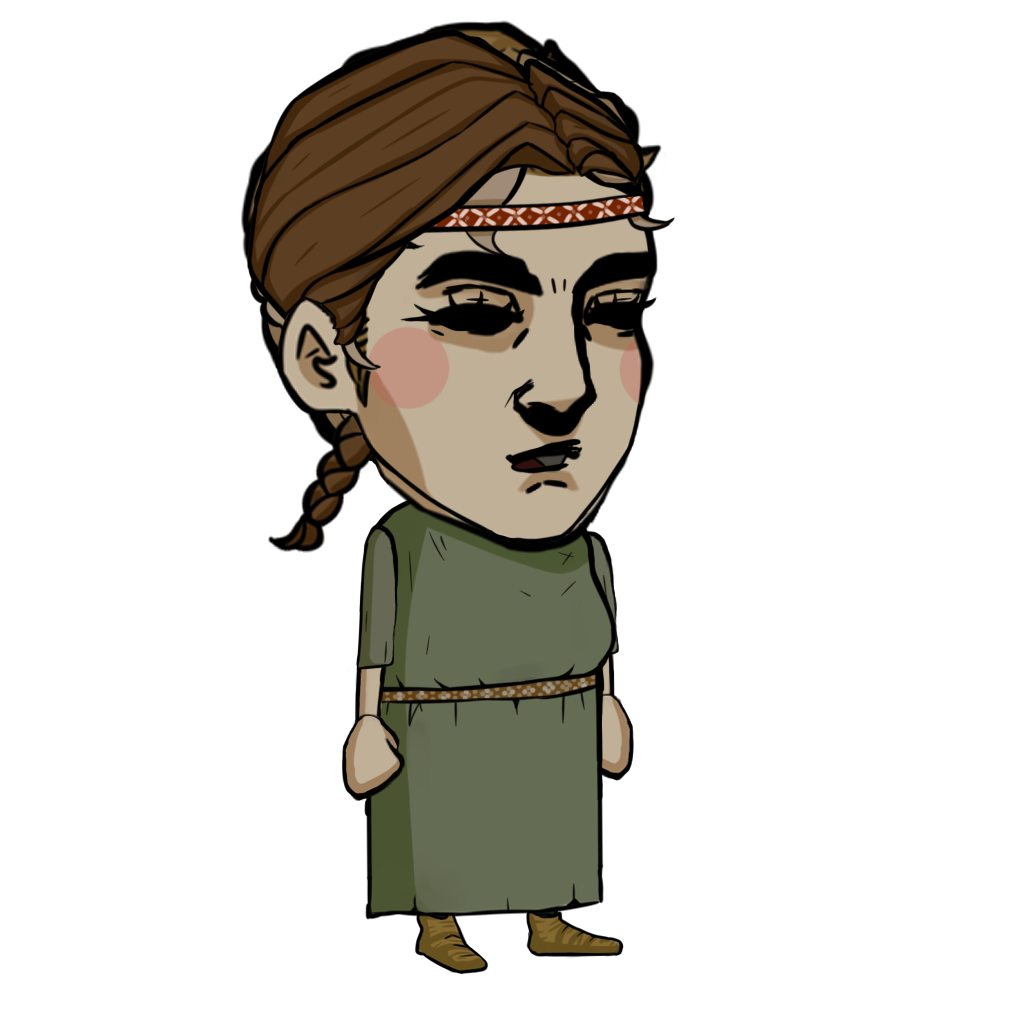
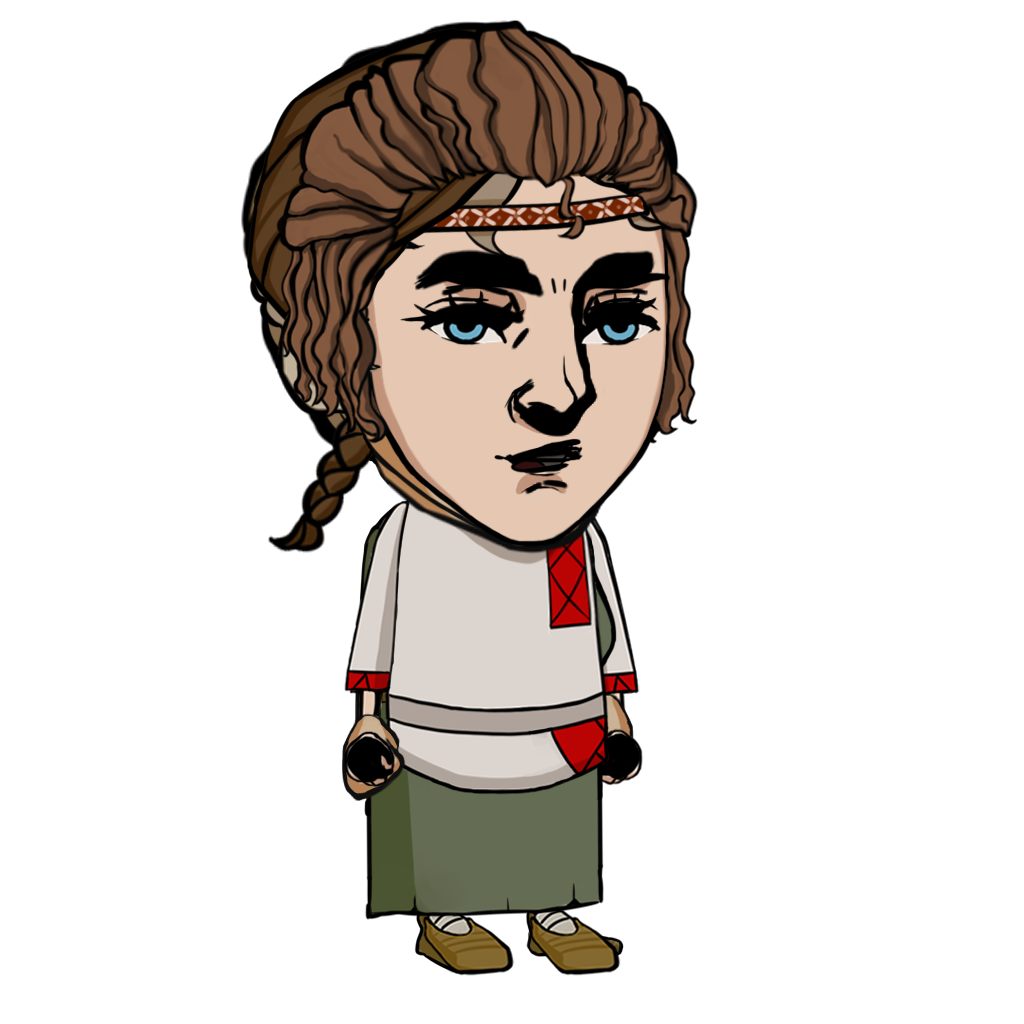
Layered file, before and after one edit (1024 × 1024). Changes by layer:
renamed "в1 л кулак" to "скелет лицо", moved it into group "лица", painted on it over [342,257,654,801]
moved "волосы" above "головы" over [276,19,698,553]
added layer "gg hair" in group "волосы" over [276,19,698,444]
renamed "в2 л рука" to "волосы ж", moved it into group "волосы", painted on it over [276,27,645,750]
renamed "в1 л рука" to "волосы 2", moved it into group "волосы", painted on it over [276,35,676,750]
renamed "скелет л рука" to "волосы 1", moved it into group "волосы", painted on it over [276,20,668,750]
renamed "ж лицо" to "gg head", painted on it over [354,66,672,549]
renamed "лицо говорит" to "голова ж", painted on it over [276,75,658,545]
renamed "лицо морщится" to "голова скелет", painted on it over [276,75,658,555]
moved "тела" above "п кулаки" over [360,339,637,921]
renamed "скелет лицо" to "gg body", moved it into group "тела", painted on it over [384,257,654,795]
renamed "в1 тело одежда" to "одежда ж", painted on it over [362,487,617,921]
renamed "волосы ж" to "в1 тело одежда", moved it into group "тела", painted on it over [276,27,645,801]
renamed "волосы 2" to "тело одежда", moved it into group "тела", painted on it over [276,35,676,801]
renamed "волосы 1" to "скелет тело", moved it into group "тела", painted on it over [276,20,668,797]
renamed "голова ж" to "gg r fist weak", painted on it over [276,75,658,781]
renamed "голова скелет" to "gg r fist", painted on it over [276,75,658,787]
renamed "одежда ж" to "скелет п кулак", moved it into group "п кулаки", painted on it over [362,487,634,921]
renamed "тело одежда" to "gg r hand", moved it into group "п руки", painted on it over [362,487,640,800]
renamed "в2 п рука" to "gg l foot", painted on it over [421,530,620,976]
renamed "в1 п рука" to "л овувь", painted on it over [414,530,620,976]
…and 32 more changes (18 added, 10 painted, 3 removed, 9 renamed, 6 stack)
